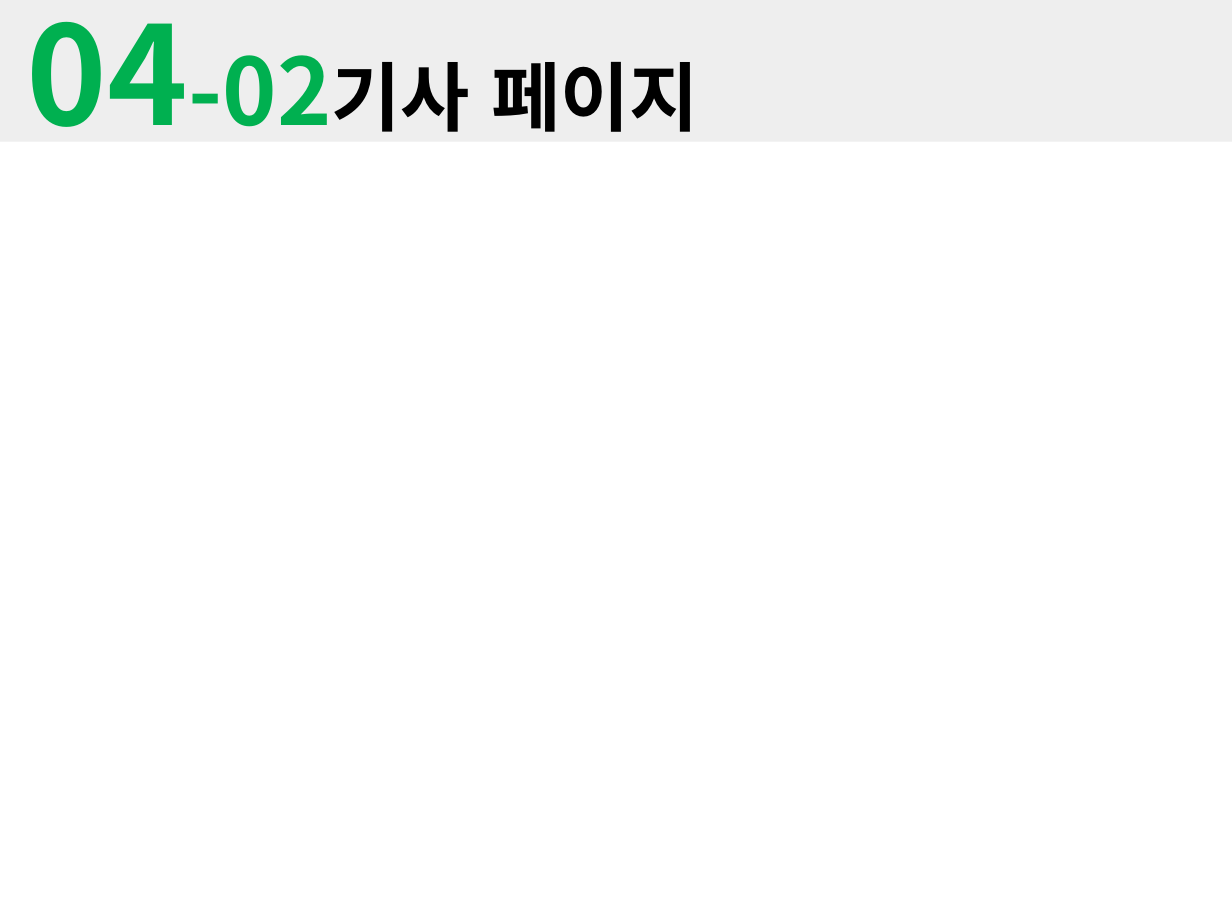
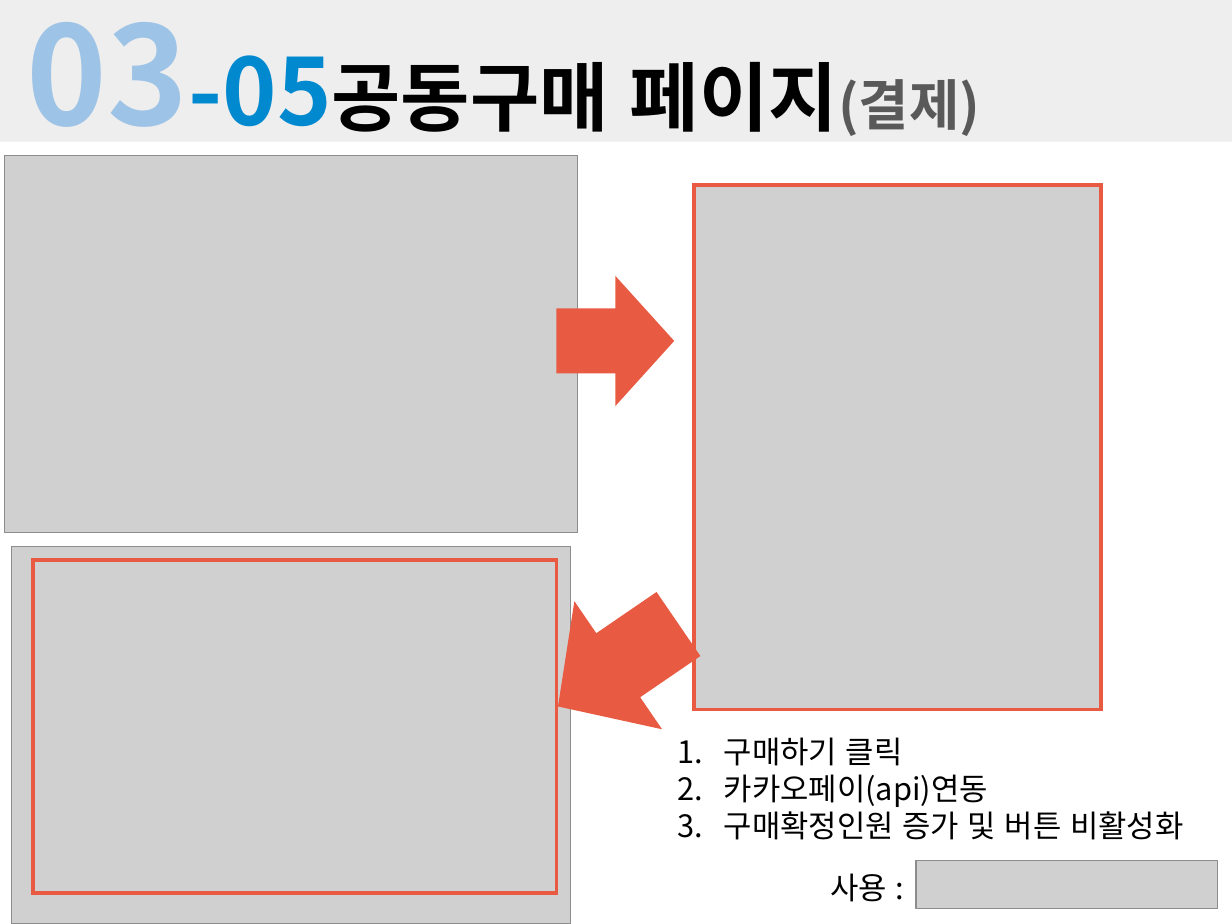
Before and after one commit to amuge92/java2, a slide deck: slide 12 of springT/게임잡지.pptx (slide 8 before the commit). Drawn at 1232x924 pixels with LibreOffice and Linux fonts; fonts in the diff are those of the drawing; grey boxes stand for pictures. Boxes give left, top, right and bottom in pixels: in the first picture for what was removed or moved away, otherwise in the second. Text is boxed around its words. In the diff, an @@ line names an element or a change of style, - is before the commit and + after.

```diff
--- a/springT/게임잡지.pptx
+++ b/springT/게임잡지.pptx
@@ title at (27,22,980,156): text changed; text colour #00B050 to #000000 @@
-04-02기사 페이지
+03-05공동구매 페이지(결제)
@@ picture added at (5,155,578,532) @@
@@ picture added at (694,185,1101,710) @@
@@ rectangle added at (694,185,1101,710), outline #E85A41 2.25 pt @@
@@ right arrow added at (557,276,675,407), fill #E85A41 @@
@@ picture added at (11,547,570,924) @@
@@ rectangle added at (32,559,556,893), outline #E85A41 2.25 pt @@
@@ right arrow added at (515,560,722,770), fill #E85A41 @@
@@ text added at (724,737,1183,840), 18 pt, text #000000 @@
+1. 구매하기 클릭
+2. 카카오페이(api)연동
+3. 구매확정인원 증가 및 버튼 비활성화
@@ picture added at (915,861,1217,909) @@
@@ text added at (830,873,887,902), 18 pt, text #000000 @@
+사용 :
```
Also in this commit, not shown: 8 other slides changed, 7 slides added, 3 slides removed, 19 other files.
